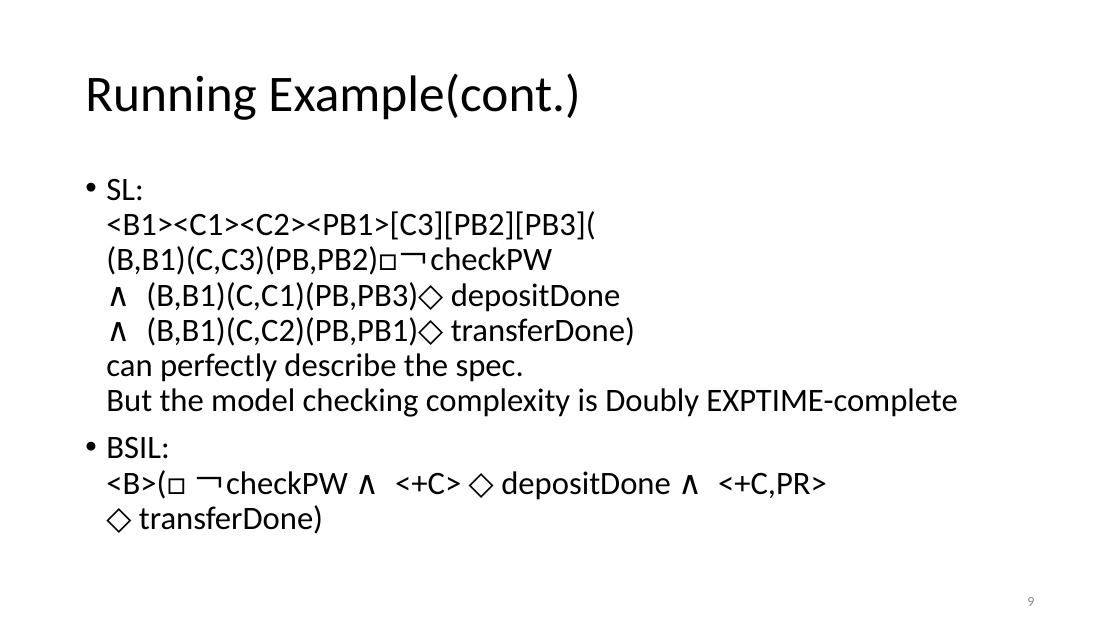
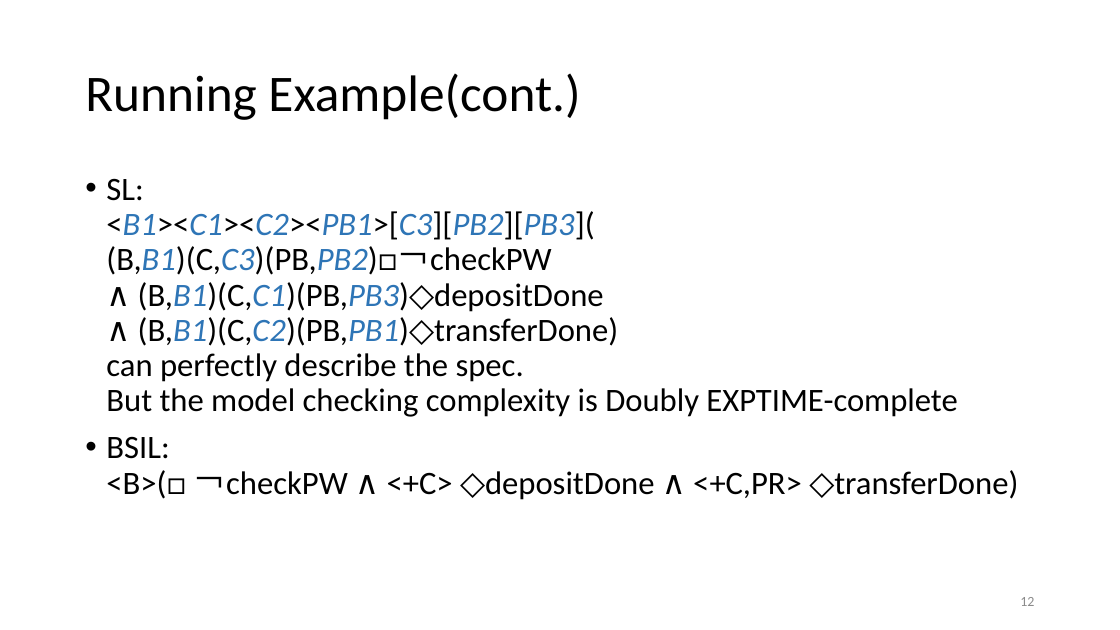
Before and after one commit to yyergg/graduate, a slide deck: slide 12 of def.pptx (slide 9 before the commit). Drawn at 1120x630 pixels with LibreOffice and Linux fonts; fonts in the diff are those of the drawing. Boxes give left, top, right and bottom in pixels: in the first picture for what was removed or moved away, otherwise in the second. Text is boxed around its words. In the diff, an @@ line names an element or a change of style, - is before the commit and + after.

```diff
--- a/def.pptx
+++ b/def.pptx
@@ text at <box>106,178,957,417</box>: text colour #000000 to #2E75B6, italic on in "<B1><C1><C2><PB1>[C3][PB2][PB3]( (B,B1)(C,C3)(PB,PB2)□￢check ..." @@
@@ page number at <box>1020,597,1034,606</box>: text changed @@
-9
+12
```
Also in this commit, not shown: 19 other slides changed, 5 slides added, 26 other files.
